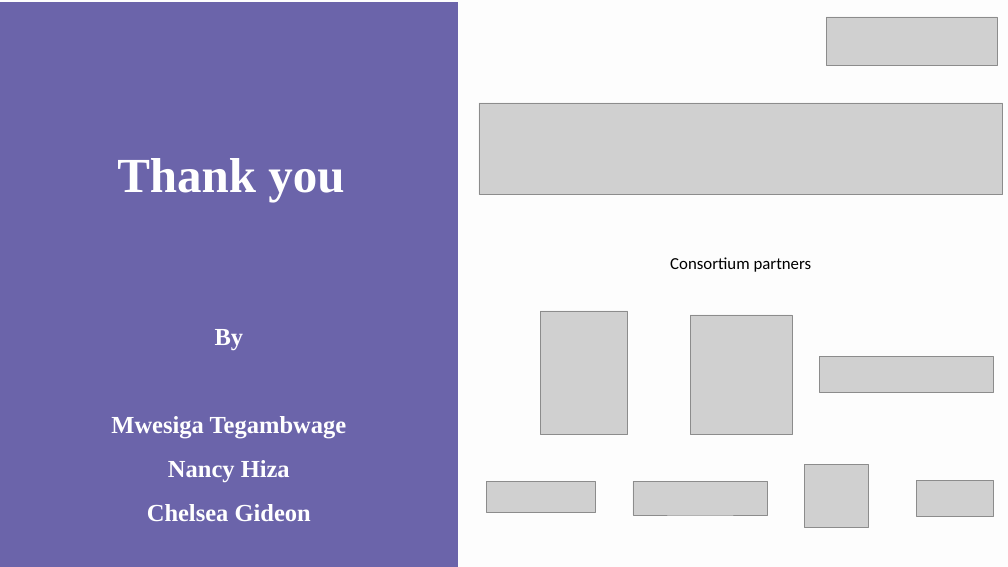
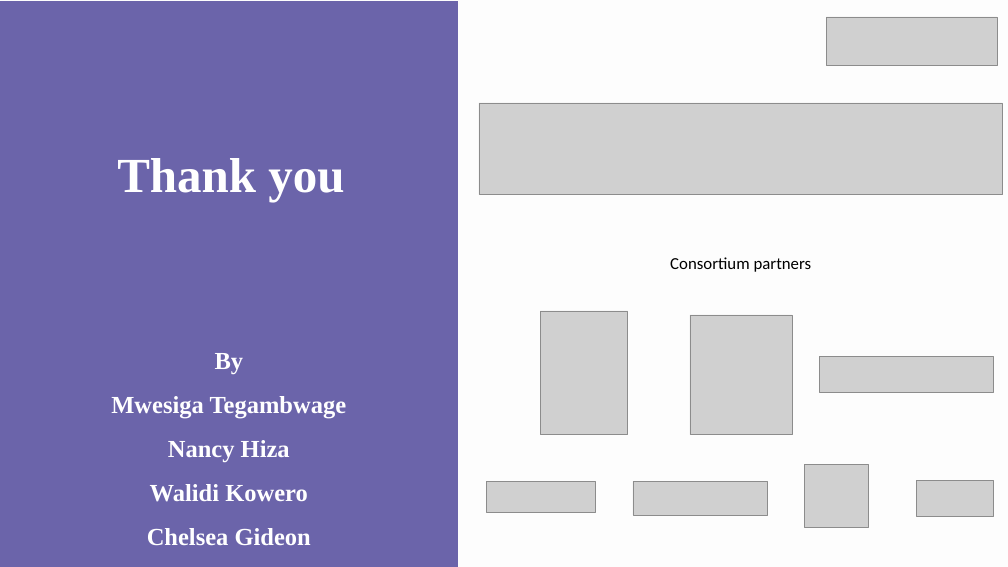
Before and after one commit to arc1o1/Automated_Temperature_Control_System, a slide deck: slide 22 of 02_documentation/Automated_Temperature_Control_System_GIP_Project_Implementation_Presentation.pptx (slide 17 before the commit). Drawn at 1008x567 pixels with LibreOffice and Linux fonts; fonts in the diff are those of the drawing; grey boxes stand for pictures. Boxes give left, top, right and bottom in pixels: in the first picture for what was removed or moved away, otherwise in the second. Text is boxed around its words. In the diff, an @@ line names an element or a change of style, - is before the commit and + after.

```diff
--- a/02_documentation/Automated_Temperature_Control_System_GIP_Project_Implementation_Presentation.pptx
+++ b/02_documentation/Automated_Temperature_Control_System_GIP_Project_Implementation_Presentation.pptx
@@ text "By": place and size @@
-text "By" at [111, 329, 347, 521]
+text "By" at [111, 353, 347, 545]
@@ text at [150, 484, 308, 502]: paragraph added @@
+Walidi Kowero
```
Also in this commit, not shown: 7 other slides changed, 12 slides added, 7 slides removed, 4 other files.
